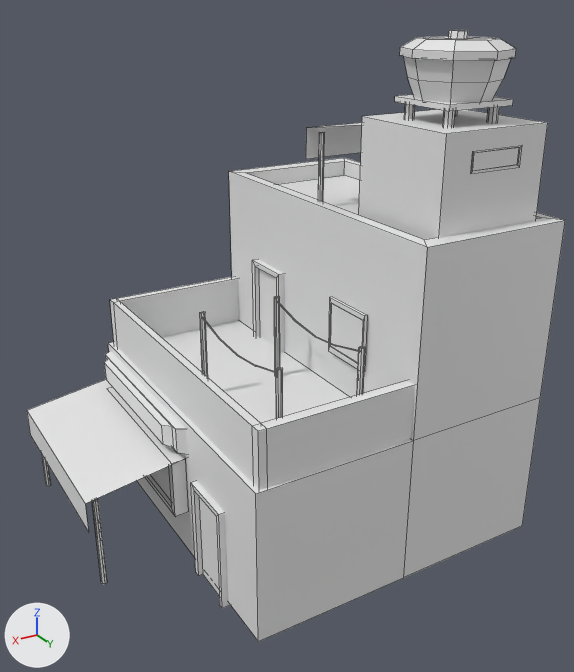
An edit to the FBX model NenhumAdeusParaNos/Assets/Models/VilaDaMadeira/Modelos/Casas/Casa2_Erick_2608.fbx, drawn before and after from the same camera.
One viewpoint serves both versions: a 50 mm lens placed at (6.12, 16.88, 9.11), pointed at (-0.45, 5.94, 3.64). Lighting does not change. The marker at lower left points along +X, +Y and +Z. Mesh edges are drawn as thin lines. Where no turn or scale is listed for an object, it has been applied to the vertices.

The first picture shows 'Casa2'.
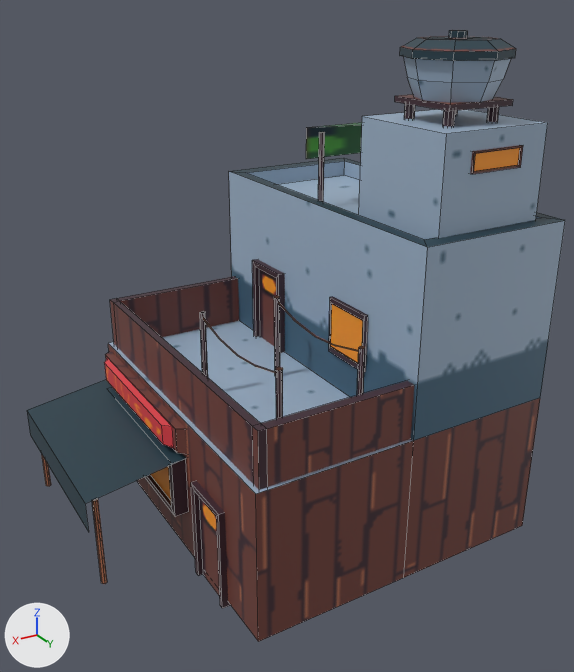
The newer file is also turned or shifted as a whole; pictures and numbers use the older file's frame.

The change in detail:
Picture 'Banners.png' (img_banners_png) is new.
Picture 'Casa2.png' (img_casa2_png) is new.
Material 'Material.001' (mat_material_001) is new.
Its texture is img_banners_png.
Material 'Material' (mat_material) is new.
Its texture is img_casa2_png.
me_cube_038 is used by ob_casa2; location (-1.16, 5.54, -0.02).
me_cube_038 had 502 vertices, 408 faces and spanned x -2.82..4.58, y -3.07..3.07, z -0.09..8.64.
me_cube_038 now has 502 vertices, 407 faces and spans x -2.82..4.58, y -3.07..3.07, z -0.09..8.64.
Part 1, on me_cube_038:
4 vertices are removed from x -1.89..-0.98, y 2.79, z 6.77..7.03.
9 faces are deleted.
4 vertices in x -1.93..-0.95, y 2.73, z 6.73..7.06 move by (0.0, 0.03, 0.0).
4 vertices move from x -1.93..-0.95, y 2.81, z 6.73..7.06 to x -1.89..-0.98, y 2.83, z 6.77..7.03.
4 vertices are added at (-0.95, 2.83, 6.73), (-0.95, 2.83, 7.06), (-1.93, 2.83, 6.73), (-1.93, 2.83, 7.06).
9 new faces join them, mat_material (picture img_casa2_png).
me_cube_038 part 2: 385 faces spanning x -2.82..4.58, y -3.07..3.07, z -0.09..8.64 switch from no material to mat_material (picture img_casa2_png).
me_cube_038 part 3: 13 faces spanning x 2.76..3.08, y -3.01..0.73, z 2.08..2.58 switch from no material to mat_material_001 (picture img_banners_png).

Pixel boxes (x1, y1, x2, y2) of what changed, in the pictures (574 x 672 px; the box of a moved part takes in the faces that stretch with it):
part 1 of me_cube_038, moved or reshaped: before (470, 145, 522, 174); after (470, 145, 523, 174)
part 2 of me_cube_038, recoloured: (27, 30, 565, 642) in both
part 3 of me_cube_038, recoloured (white to red): (105, 351, 187, 454) in both
